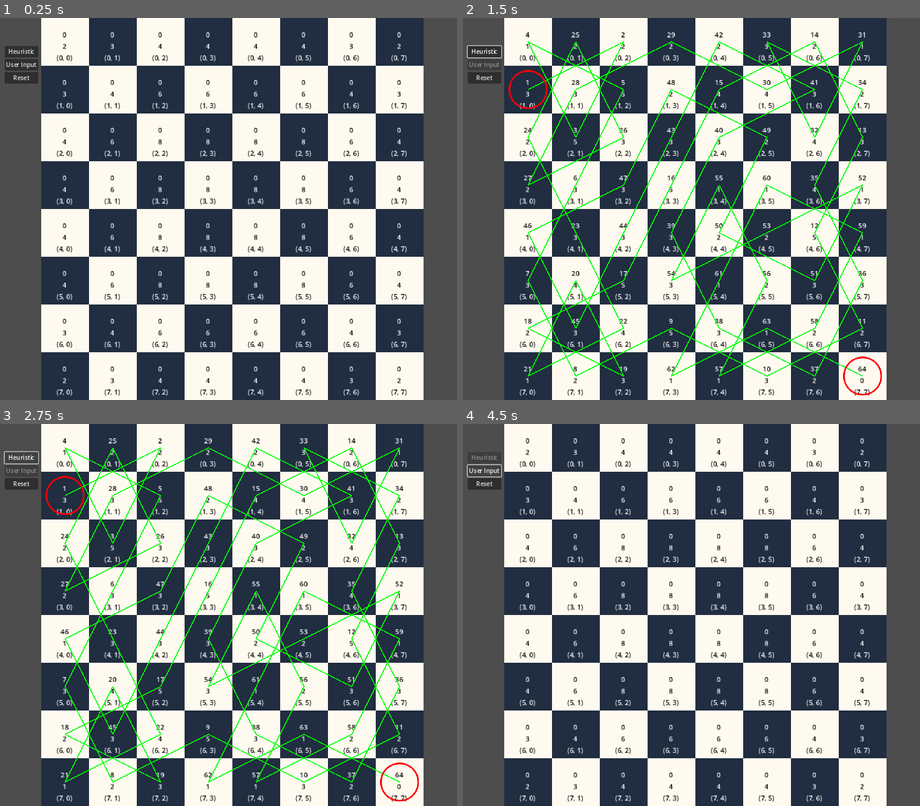
Above: before the commit, frames 1-4 (two rows, left to right).
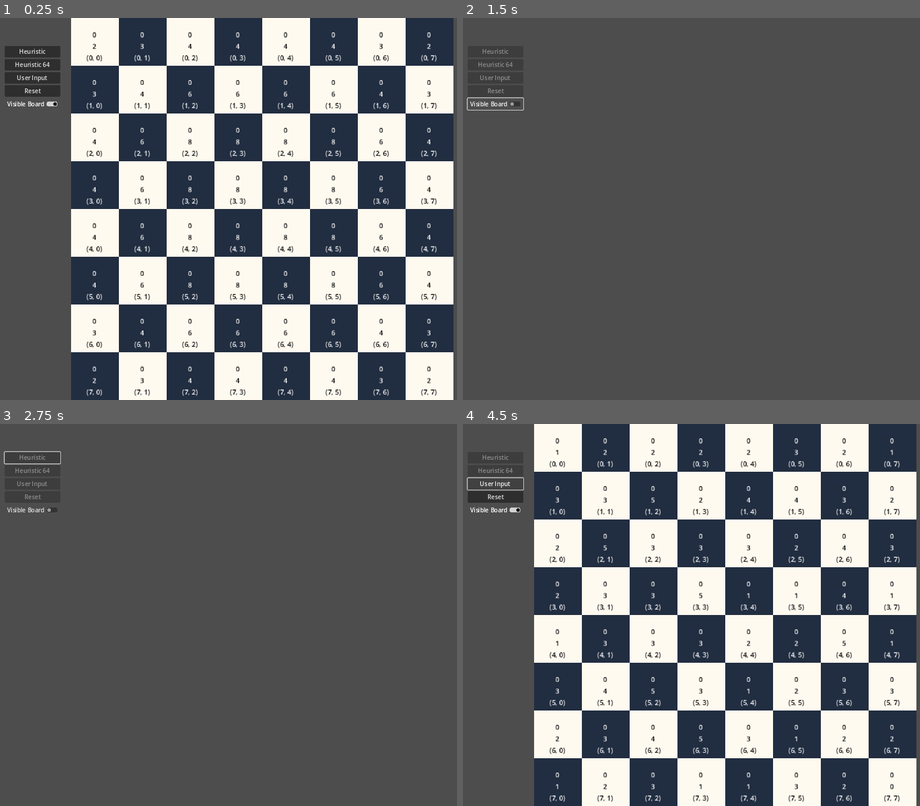
Above: after the commit, the same moments.

Repository: cgorrill-breck/KnightsApp
Game: Godot game, scene res://application.tscn
Two runs of this game, one before a commit and one after it. Both use one fixed random seed, a clock stepped at 60 frames per second and the inputs below.
Inputs (mouse positions are in pixels of both pictures, inside the frame that each line leads up to):
- Up to frame 1 (0.25 s): no input
- Up to frame 2 (1.5 s): click "Heuristic" at 0.5 s; click (494, 105) at 1.25 s, where only the run after the commit has a clickable "Visible Board"
- Up to frame 3 (2.75 s): click (22, 458) at 2 s, where only the run before the commit has a clickable "Heuristic"
- Up to frame 4 (4.5 s): click (494, 511) at 2.75 s, where only the run after the commit has a clickable "Visible Board"; click (494, 485) at 3.5 s, where only the run after the commit has a clickable "User Input"; click "User Input" at 4.25 s

The runs differ from the first frame. In frame 1, 59% of the frame differs, in the area x 1-100%, y 0-100%; in frame 2, 83%, in the area x 0-93%, y 0-100%; in frame 3, 83%; in frame 4, 59%.

Commit message:
Hmmm. . .Stuff happened
I am not sure what has transpired since the last commit, but it was not much.  Some messing around with capturing the viewport and saving as png.

Diff:
--- a/application.gd
+++ b/application.gd
@@ -3,7 +3,9 @@
 @onready var user_input = $GUIcontainer/HBoxContainer/Control2/VBoxContainer/UserInput
 @onready var reset = $GUIcontainer/HBoxContainer/Control2/VBoxContainer/Reset
 @onready var sub_viewport = $GUIcontainer/HBoxContainer/Control/SubViewportContainer/SubViewport
+@onready var heuristic_64: Button = $GUIcontainer/HBoxContainer/Control2/VBoxContainer/Heuristic64
 var board : Board
+
 
 # Called when the node enters the scene tree for the first time.
 func _ready():
@@ -18,16 +20,27 @@
 func _on_heuristic_pressed() -> void:
 	board.heuristic_state = true
 	board.user_input_state = false
+	board.heuristic_64_state = false
 	user_input.set_disabled(true)
+	heuristic_64.set_disabled(true)
 	print("heuristic pressed")
 
 
 func _on_user_input_pressed() -> void:
 	board.heuristic_state = false
 	board.user_input_state = true
+	board.heuristic_64_state = false
 	heuristic.set_disabled(true)
+	heuristic_64.set_disabled(true)
 	print("user input pressed")
 
+func _on_heuristic_64_pressed() -> void:
+	board.heuristic_state = false
+	board.user_input_state = false
+	board.heuristic_64_state = true
+	user_input.set_disabled(true)
+	heuristic.set_disabled(true)
+	print("heuristic pressed")
 
 func _on_reset_pressed():
 	board.board_model_resource.reset_board_data()
@@ -43,3 +56,21 @@
 	board.board_model_resource.tour_path.clear()
 	board.drawing.queue_redraw()
 	board.drawing.path_counter = 0
+
+
+func _on_board_visible_toggled(toggled_on: bool) -> void:
+	if board.square_grid and board.square_grid.size() > 0:
+		for row : Array in board.square_grid:
+			for square : Square in row:
+				square.visible = toggled_on;
+	if not toggled_on:
+		board.heuristic_state = false
+		board.user_input_state = false
+		heuristic.set_disabled(true)
+		user_input.set_disabled(true)
+		reset.set_disabled(true)
+		board.capture_board_view_image()
+	else:
+		heuristic.set_disabled(false)
+		user_input.set_disabled(false)
+		reset.set_disabled(false)
--- /dev/null
+++ b/application.gdshader
@@ -0,0 +1,14 @@
+shader_type canvas_item;
+
+void vertex() {
+	// Called for every vertex the material is visible on.
+}
+
+void fragment() {
+	// Called for every pixel the material is visible on.
+}
+
+//void light() {
+	// Called for every pixel for every light affecting the CanvasItem.
+	// Uncomment to replace the default light processing function with this one.
+//}
--- a/application.tscn
+++ b/application.tscn
@@ -5,6 +5,7 @@
 [ext_resource type="PackedScene" uid="uid://kyawuc8xcho5" path="res://board.tscn" id="1_lw8qs"]
 
 [node name="Application" type="Node2D"]
+self_modulate = Color(1, 0.306709, 0.720243, 1)
 position = Vector2(99, 0)
 script = ExtResource("1_40j84")
 
@@ -21,11 +22,12 @@
 
 [node name="Control" type="Control" parent="GUIcontainer/HBoxContainer"]
 layout_mode = 2
+size_flags_horizontal = 0
 
 [node name="SubViewportContainer" type="SubViewportContainer" parent="GUIcontainer/HBoxContainer/Control"]
-layout_mode = 0
-offset_left = 127.0
-offset_right = 639.0
+layout_mode = 2
+offset_left = 207.0
+offset_right = 719.0
 offset_bottom = 512.0
 
 [node name="SubViewport" type="SubViewport" parent="GUIcontainer/HBoxContainer/Control/SubViewportContainer"]
@@ -48,6 +50,10 @@
 layout_mode = 2
 text = "Heuristic"
 
+[node name="Heuristic64" type="Button" parent="GUIcontainer/HBoxContainer/Control2/VBoxContainer"]
+layout_mode = 2
+text = "Heuristic 64"
+
 [node name="UserInput" type="Button" parent="GUIcontainer/HBoxContainer/Control2/VBoxContainer"]
 layout_mode = 2
 text = "User Input
@@ -58,6 +64,15 @@
 text = "Reset
 "
 
+[node name="BoardVisible" type="CheckButton" parent="GUIcontainer/HBoxContainer/Control2/VBoxContainer"]
+layout_mode = 2
+button_pressed = true
+text = "Visible Board
+"
+flat = true
+
 [connection signal="pressed" from="GUIcontainer/HBoxContainer/Control2/VBoxContainer/Heuristic" to="." method="_on_heuristic_pressed"]
+[connection signal="pressed" from="GUIcontainer/HBoxContainer/Control2/VBoxContainer/Heuristic64" to="." method="_on_heuristic_64_pressed"]
 [connection signal="pressed" from="GUIcontainer/HBoxContainer/Control2/VBoxContainer/UserInput" to="." method="_on_user_input_pressed"]
 [connection signal="pressed" from="GUIcontainer/HBoxContainer/Control2/VBoxContainer/Reset" to="." method="_on_reset_pressed"]
+[connection signal="toggled" from="GUIcontainer/HBoxContainer/Control2/VBoxContainer/BoardVisible" to="." method="_on_board_visible_toggled"]
--- a/board.gd
+++ b/board.gd
@@ -10,8 +10,10 @@
 @export var board_model_resource : BoardModel
 var active_square: Square
 var heuristic_state = false
+var heuristic_64_state = false
 var user_input_state = false
 @onready var drawing: Node2D = $Drawing
+var screenshot_count = 0
 
 ## Called when the node enters the scene tree
 func _ready() -> void:
@@ -30,7 +32,6 @@
 			if square_in_previous(active_square):
 				handle_square_click()
 				update_access_values()
-
 		else:
 			handle_square_click()
 			update_access_values()
@@ -40,11 +41,33 @@
 			var mouse_vector : Vector2i = get_local_mouse_position()
 			var square_selected = Vector2i(int(mouse_vector.y / TILE_SIZE), int(mouse_vector.x / TILE_SIZE))
 			handle_heuristic_tour(square_selected)
+			heuristic_state = false
+
+	if heuristic_64_state:
+		run_64_heuristic_tours()
+		heuristic_64_state = false
+
+func run_64_heuristic_tours():
+	for i in range(8):
+		for j in range(8):
+			var square_selected = Vector2i(i, j)
+			handle_heuristic_tour(square_selected)
+
 
 
 func square_in_previous(square: Square):
 	var pos : Vector2i = square.get_square_model().get_grid_position()
 	return pos in previous_squares;
+
+func capture_board_view_image():
+	await RenderingServer.frame_post_draw
+
+	var capture = get_viewport().get_texture().get_image()
+
+	var filename = "res://screenshots/Screenshot-{" + str(screenshot_count) + "}.png"
+	screenshot_count += 1
+	reset_board_after_run()
+	capture.save_png(filename)
 
 ## ======= Grid Setup =======
 func fill_grid(rows: int, cols: int) -> void:
@@ -87,13 +110,16 @@
 	else:
 		active_square.set_square_hover()
 
+
 func _on_square_mouse_exited(square: Square) -> void:
 	if previous_squares.size() != 0:
 		var pos : Vector2i = square.get_square_model().get_grid_position()
 		if  pos not in previous_squares:
 			square.update_square()  # Reset to original color
+			square.exit_square_hover()
 	else:
 		square.update_square()
+		square.exit_square_hover()
 		active_square = null
 
 
@@ -116,6 +142,7 @@
 	board_model_resource.run_heuristic_tour(pos, TILE_SIZE)
 	update_all_squares()
 	drawing.queue_redraw()
+	capture_board_view_image()
 
 func update_all_squares():
 	for i in range(board_model_resource.board_data.size()):
@@ -129,6 +156,14 @@
 		for square: Square in row:
 			square.set_visited(false)
 			square.update_square()
+
+func reset_board_after_run():
+	board_model_resource.move_counter = 1
+	board_model_resource.tour_complete = false
+	board_model_resource.tour_path.clear()
+	board_model_resource.reset_board_data()
+	drawing.queue_redraw()
+	drawing.path_counter = 0
 
 func update_access_values():
 	for pos in previous_squares:
--- a/drawing.gd
+++ b/drawing.gd
@@ -19,9 +19,9 @@
 	for i in range(1, path.size()):
 		var next_pos = path[i] + Vector2i(board.TILE_SIZE / 2, board.TILE_SIZE / 2)
 
-		draw_line(prev_pos, next_pos, Color.GREEN, 3.0)
+		draw_line(prev_pos, next_pos, Color.GOLD, 3.0)
 		prev_pos = next_pos
 
 	# Draw start position marker
-	draw_circle(path[0] + Vector2i(board.TILE_SIZE / 2, board.TILE_SIZE / 2), 50, Color.RED, false, 3.0, true)
-	draw_circle(path[-1] + Vector2i(board.TILE_SIZE / 2, board.TILE_SIZE / 2), 50, Color.RED, false, 3.0, true)
+	draw_circle(path[0] + Vector2i(board.TILE_SIZE / 2, board.TILE_SIZE / 2), board.TILE_SIZE * .5 - 3, Color.RED, false, 3.0, true)
+	draw_circle(path[-1] + Vector2i(board.TILE_SIZE / 2, board.TILE_SIZE / 2), board.TILE_SIZE * .5 - 3, Color.RED, false, 3.0, true)
--- a/square.gd
+++ b/square.gd
@@ -68,11 +68,12 @@
 		color = COLORS["visited_square_light"]
 	set_font_color()
 
+#to be implimented hover effects
 func set_square_hover():
-	move_number_label.add_theme_color_override("font_color", COLORS["hover_text"])
-	access_value_label.add_theme_color_override("font_color", COLORS["hover_text"])
-	position_label.add_theme_color_override("font_color", COLORS["hover_text"])
-	color = COLORS["hover_square"]
+	pass
+
+func exit_square_hover():
+	pass
 
 ## ======= Setters & Getters =======
 func get_square_model() -> SquareModel:
Not shown, changed: .DS_Store
